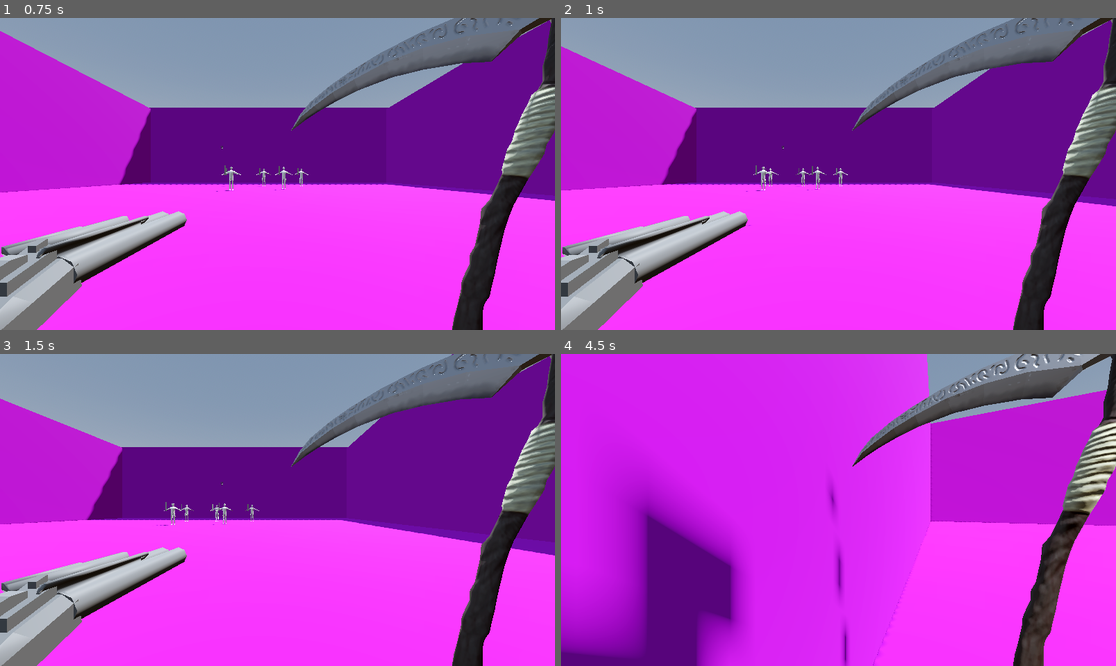
Above: before the commit, frames 1-4 (two rows, left to right).
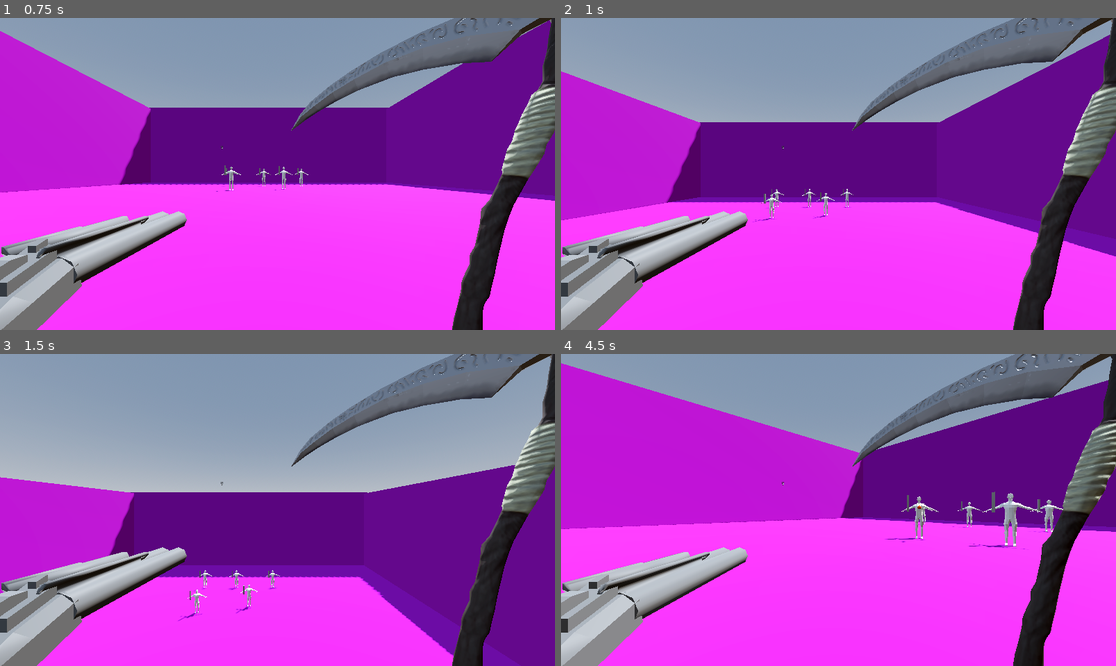
Above: after the commit, the same moments.

Repository: SeminixDev/pandora-boomer-shooter
Game: Godot game, scene res://World/world.tscn
Two runs of this game, one before a commit and one after it. Both use one fixed random seed, a clock stepped at 60 frames per second and the inputs below.
Inputs:
- Up to frame 1 (0.75 s): tap Enter at 0.5 s; hold Right (right1) from 0.53 s (still down); hold S (down2) from 0.53 s (still down)
- Up to frame 2 (1 s): keep holding Right (right1); keep holding S (down2)
- Up to frame 3 (1.5 s): release Right (right1) at 1.28 s; release S (down2) at 1.28 s; hold Down (down1) from 1.28 s (still down); tap S (down2) at 1.35 s
- Up to frame 4 (4.5 s): release Down (down1) at 2.03 s; hold Right (right1) 2.03-2.78 s; hold A (left2) 2.03-2.78 s; tap S (down2) at 2.3, 3.05, 4.35 s; hold Up (up1) 2.78-3.53 s; tap D (right2) at 2.85 s; hold S (down2) 3.53-4.28 s; hold Left (left1) from 3.53 s (still down); tap W (up2) at 3.6 s

Frame 1 is identical in both runs. In frame 2, 14% of the frame differs, in the area x 0-100%, y 0-77%; in frame 3, 40%; in frame 4, 72%, in the area x 0-100%, y 0-100%.

Commit message:
Started on scythe melee

Diff:
--- a/Enemy/enemy.gd
+++ b/Enemy/enemy.gd
@@ -24,6 +24,10 @@
 @onready var bullet_spawn_marker: Marker3D = %BulletSpawnMarker
 var target: Node3D = null
 
+# State
+var is_stunned: bool = false
+var stun_timer: float = 0.0
+
 # --- Common ---
 
 func _physics_process(delta: float) -> void:
@@ -31,13 +35,21 @@
 	if not is_on_floor():
 		velocity += get_gravity() * delta
 
+	if is_stunned:
+		stun_timer -= delta
+		if stun_timer <= 0:
+			is_stunned = false
+
+		# Still process movement so they fall and get knocked back, but skip AI logic
+		move_and_slide()
+		return
+
 	# Increment attack timer
 	time_since_last_attack += delta
 
 	# Move toward target if exists
 	if target:
 		move_toward_target(delta)
-
 
 # --- Movement ---
 
@@ -129,11 +141,22 @@
 
 		#print_debug("Enemy fired a projectile!")
 
-# --- Damage ---
+# --- Damage & Status ---
 
+# Wrapper for normal damage without knockback/stun
 func take_damage(amount: int) -> void:
+	apply_hit(amount, Vector3.ZERO, 0.0)
+
+# New advanced hit function
+func apply_hit(amount: int, knockback: Vector3, stun_duration: float) -> void:
 	current_health -= amount
-	#print_debug("Enemy took damage. Current Health: ", current_health)
+
+	if stun_duration > 0:
+		is_stunned = true
+		stun_timer = stun_duration
+
+	if knockback != Vector3.ZERO:
+		velocity = knockback
 
 	if current_health <= 0:
 		die()
--- a/Player/Player.tscn
+++ b/Player/Player.tscn
@@ -9,6 +9,17 @@
 [ext_resource type="Script" uid="uid://ch35etn7t2b84" path="res://Weapons/gun.gd" id="6_vtle1"]
 
 [sub_resource type="CylinderShape3D" id="CylinderShape3D_btcbx"]
+
+[sub_resource type="CapsuleShape3D" id="CapsuleShape3D_vtle1"]
+radius = 0.31884766
+height = 1.7662898
+
+[sub_resource type="CapsuleShape3D" id="CapsuleShape3D_od3ui"]
+radius = 0.28808594
+height = 0.86782837
+
+[sub_resource type="BoxShape3D" id="BoxShape3D_vtle1"]
+size = Vector3(4.5080833, 1.9420166, 4.860382)
 
 [sub_resource type="Animation" id="Animation_gwnis"]
 resource_name = "RESET"
@@ -35,7 +46,8 @@
 [node name="Model" parent="." unique_id=677145848 instance=ExtResource("3_btcbx")]
 transform = Transform3D(0.615, 0, 0, 0, 0.615, 0, 0, 0, 0.615, 0, -0.9856733, 0)
 
-[node name="Camera3D" type="Camera3D" parent="." unique_id=1803648156]
+[node name="MainCamera" type="Camera3D" parent="." unique_id=1803648156]
+unique_name_in_owner = true
 transform = Transform3D(1, 0, 0, 0, 1, 0, 0, 0, 1, 0, 0.3933503, -0.01788935)
 fov = 80.0
 
@@ -48,6 +60,28 @@
 
 [node name="ScytheModel" parent="Scythe/ScytheAnimationPivot" unique_id=1176573865 instance=ExtResource("3_gwnis")]
 transform = Transform3D(0.20000002, 0, 0, 0, 0.2, 0, 0, 0, 0.19999997, 0, 0, 0)
+
+[node name="PrimaryHitbox" type="Area3D" parent="Scythe/ScytheAnimationPivot/ScytheModel" unique_id=1976545439]
+unique_name_in_owner = true
+transform = Transform3D(3.16575, -1.7546598, -3.44952, -3.62116, 0.22971842, -3.4401212, 1.365732, 4.6763673, -1.1253346, -0.24932599, 6.174591, 0.5876745)
+
+[node name="HandleCollisionShape" type="CollisionShape3D" parent="Scythe/ScytheAnimationPivot/ScytheModel/PrimaryHitbox" unique_id=422786101]
+transform = Transform3D(0.37520602, -0.40468055, 0.058994323, -0.078880966, 0.006945151, 0.5493214, -0.40127754, -0.37975034, -0.052821115, 0.069464624, -0.35262376, 0.15466051)
+shape = SubResource("CapsuleShape3D_vtle1")
+
+[node name="BladeCollisionShape" type="CollisionShape3D" parent="Scythe/ScytheAnimationPivot/ScytheModel/PrimaryHitbox" unique_id=839447474]
+transform = Transform3D(0.89563036, 0.4048227, -0.18428183, -0.3628108, 0.9045801, 0.22383621, 0.25731027, -0.13361642, 0.9570459, -0.06731063, -0.10701382, -0.055948198)
+shape = SubResource("CapsuleShape3D_od3ui")
+
+[node name="ScytheAnimationPlayer" type="AnimationPlayer" parent="Scythe" unique_id=261785411]
+
+[node name="HeavyHitbox" type="Area3D" parent="." unique_id=1296783518]
+unique_name_in_owner = true
+transform = Transform3D(0.99999994, 0, 0, 0, 1, 0, 0, 0, 1, 0, 0, 1.4863567)
+
+[node name="CollisionShape3D" type="CollisionShape3D" parent="HeavyHitbox" unique_id=1109605369]
+transform = Transform3D(1, 0, 0, 0, 1, 0, 0, 0, 0.99999946, -0.03209116, 0.132, -3.0865748)
+shape = SubResource("BoxShape3D_vtle1")
 
 [node name="Gun" type="Node3D" parent="." unique_id=1506569778]
 unique_name_in_owner = true
--- a/Player/player.gd
+++ b/Player/player.gd
@@ -1,4 +1,7 @@
 class_name Player extends CharacterBody3D
+
+enum State { NORMAL, QUICK_ATTACK, HEAVY_LEAP, HEAVY_SLAM }
+var current_state: State = State.NORMAL
 
 @export_group("Movement")
 @export var speed : float = 10.0
@@ -13,7 +16,9 @@
 @export_group("Melee Attack")
 @export var melee_damage: int = 20
 @export var melee_cooldown: float = 0.6
+@export var heavy_charge_time: float = 0.3 # Time holding button to trigger heavy
 var time_since_last_melee: float = 0.0
+var melee_hold_timer: float = 0.0
 
 @export_group("Ranged Attack")
 @export var ranged_cooldown: float = 0.1
@@ -27,28 +32,58 @@
 @onready var scythe: Scythe = %Scythe
 @onready var muzzle: Marker3D = %Muzzle
 @onready var animation_player: AnimationPlayer = %AnimationPlayer
+@onready var camera: Camera3D = %MainCamera
+var original_camera_rotation_x: float = 0.0
 
 # --- Node ---
 
+func _ready() -> void:
+	original_camera_rotation_x = camera.rotation.x
+
 func _physics_process(delta: float) -> void:
-	# Add gravity.
-	if not is_on_floor():
+	if not is_on_floor() and current_state != State.HEAVY_SLAM:
 		velocity += get_gravity() * delta
-
-	move(delta)
 
 	time_since_last_melee += delta
 	time_since_last_ranged += delta
 
+	handle_inputs(delta)
+
+	# Execute movement based on state
+	match current_state:
+		State.NORMAL:
+			move(delta)
+		State.QUICK_ATTACK:
+			move(delta, 0.3) # Move at 30% speed
+		State.HEAVY_LEAP:
+			move(delta, 0.5) # Slight air control while leaping
+			if velocity.y <= 0: # Reached apex of leap
+				start_heavy_slam()
+		State.HEAVY_SLAM:
+			handle_heavy_slam(delta)
+
+func handle_inputs(delta: float) -> void:
+	if current_state != State.NORMAL:
+		return # Lockout attacking/re-triggering while already attacking
+
 	if Input.is_action_just_pressed("up2"):
 		shoot()
-	if Input.is_action_just_pressed("down2"):
-		melee()
-
-
-# --- Controls ---
-
-func move(delta: float) -> void:
+
+	# Tap vs Hold Logic
+	if Input.is_action_pressed("down2"):
+		melee_hold_timer += delta
+		if melee_hold_timer >= heavy_charge_time and time_since_last_melee >= melee_cooldown:
+			start_heavy_leap()
+			melee_hold_timer = 0.0
+
+	if Input.is_action_just_released("down2"):
+		if melee_hold_timer > 0.0 and melee_hold_timer < heavy_charge_time and time_since_last_melee >= melee_cooldown:
+			start_quick_attack()
+		melee_hold_timer = 0.0
+
+# --- Movement ---
+
+func move(delta: float, speed_multiplier: float = 1.0) -> void:
 	# 1. Handle Rotation (Turning)
 	if Input.is_action_pressed("left2"):
 		rotate_y(turn_speed * delta)
@@ -76,7 +111,7 @@
 
 	# Apply Acceleration & Friction
 	if input_direction != Vector3.ZERO:
-		var target_velocity = input_direction * speed
+		var target_velocity = input_direction * (speed * speed_multiplier)
 		velocity.x = move_toward(velocity.x, target_velocity.x, acceleration * delta)
 		velocity.z = move_toward(velocity.z, target_velocity.z, acceleration * delta)
 	else:
@@ -101,7 +136,6 @@
 	gun.shoot()
 
 func melee() -> void:
-
 	# Handle cooldown
 	if time_since_last_melee < melee_cooldown:
 		return
@@ -120,3 +154,65 @@
 func die() -> void:
 	print_debug("Player died! Restarting level...")
 	get_tree().reload_current_scene()
+
+# --- State Actions ---
+
+func start_quick_attack() -> void:
+	current_state = State.QUICK_ATTACK
+	time_since_last_melee = 0.0
+	# Slight forward lunge
+	velocity += -transform.basis.z * 10.0
+	animation_player.play("melee_swing")
+	# Rely on the AnimationPlayer calling `end_attack()` when finished
+
+func start_heavy_leap() -> void:
+	current_state = State.HEAVY_LEAP
+	time_since_last_melee = 0.0
+	# Launch up and slightly forward
+	velocity.y = 15.0
+	velocity += -transform.basis.z * 5.0
+	animation_player.play("heavy_leap") # Play wind-up animation
+
+func start_heavy_slam() -> void:
+	current_state = State.HEAVY_SLAM
+	velocity = Vector3.ZERO # Kill momentum before plunging
+
+func handle_heavy_slam(delta: float) -> void:
+	# Face camera downward
+	camera.rotation_degrees.x = move_toward(camera.rotation_degrees.x, -75.0, 300 * delta)
+
+	# Plunge velocity (Down + Camera Forward/Backward/Strafe control)
+	var input_direction := Vector3.ZERO
+	if Input.is_action_pressed("up1"): input_direction -= transform.basis.z
+	if Input.is_action_pressed("down1"): input_direction += transform.basis.z
+	if Input.is_action_pressed("left1"): input_direction -= transform.basis.x
+	if Input.is_action_pressed("right1"): input_direction += transform.basis.x
+
+	if input_direction.length() > 0:
+		input_direction = input_direction.normalized()
+
+	var target_vel = input_direction * (speed * 1.5) # Allow fast air control
+	velocity.x = move_toward(velocity.x, target_vel.x, acceleration * delta)
+	velocity.z = move_toward(velocity.z, target_vel.z, acceleration * delta)
+	velocity.y = -40.0 # Extreme downward force
+
+	move_and_slide()
+
+	if is_on_floor():
+		trigger_slam_impact()
+
+func trigger_slam_impact() -> void:
+	# Impact
+	camera.rotation.x = original_camera_rotation_x # Reset camera instantly
+	animation_player.play("heavy_slam_impact")
+	scythe.set_heavy_active(true)
+
+	# TODO: Shake screen, spawn particles here in the future
+
+	# Disable hitbox and return to normal after brief delay
+	await get_tree().create_timer(0.2).timeout
+	scythe.set_heavy_active(false)
+	end_attack()
+
+func end_attack() -> void:
+	current_state = State.NORMAL
--- a/Weapons/scythe.gd
+++ b/Weapons/scythe.gd
@@ -1 +1,36 @@
 class_name Scythe extends Node3D
+
+@export var quick_damage: int = 20
+@export var heavy_damage: int = 40
+
+@onready var quick_hitbox: Area3D = %PrimaryHitbox
+@onready var heavy_hitbox: Area3D = %HeavyHitbox
+
+func _ready() -> void:
+	# Ensure hitboxes are off by default
+	set_quick_active(false)
+	set_heavy_active(false)
+
+# Called by AnimationPlayer during the quick swing animation
+func set_quick_active(active: bool) -> void:
+	quick_hitbox.monitoring = active
+
+# Called by AnimationPlayer during the heavy slam impact
+func set_heavy_active(active: bool) -> void:
+	heavy_hitbox.monitoring = active
+
+func _on_quick_hitbox_body_entered(body: Node3D) -> void:
+	if body.has_method("apply_hit") and body != owner:
+		# Small pushback, tiny stun
+		var knockback = -global_transform.basis.z * 5.0
+		body.apply_hit(quick_damage, knockback, 0.4)
+
+func _on_heavy_hitbox_body_entered(body: Node3D) -> void:
+	if body.has_method("apply_hit") and body != owner:
+		# Launch into the air (Y-axis) + push away from impact center
+		var push_dir = (body.global_position - global_position)
+		push_dir.y = 0
+		push_dir = push_dir.normalized()
+
+		var knockback = (push_dir * 10.0) + (Vector3.UP * 15.0)
+		body.apply_hit(heavy_damage, knockback, 2.5) # Stunned for 2.5s
